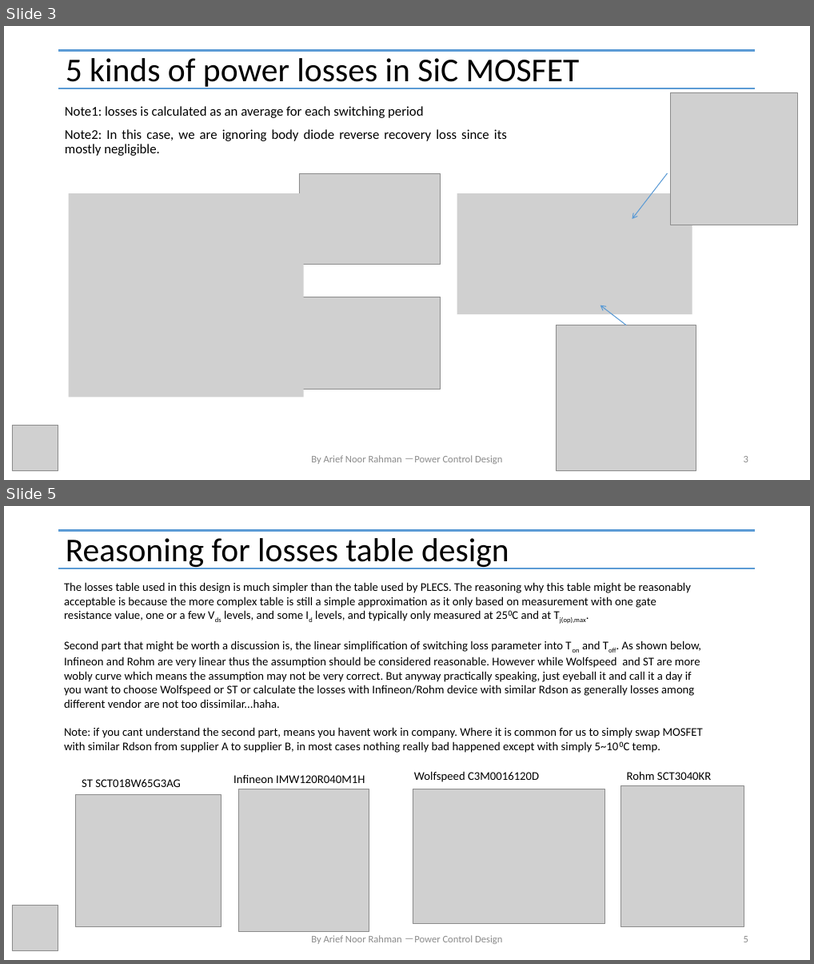
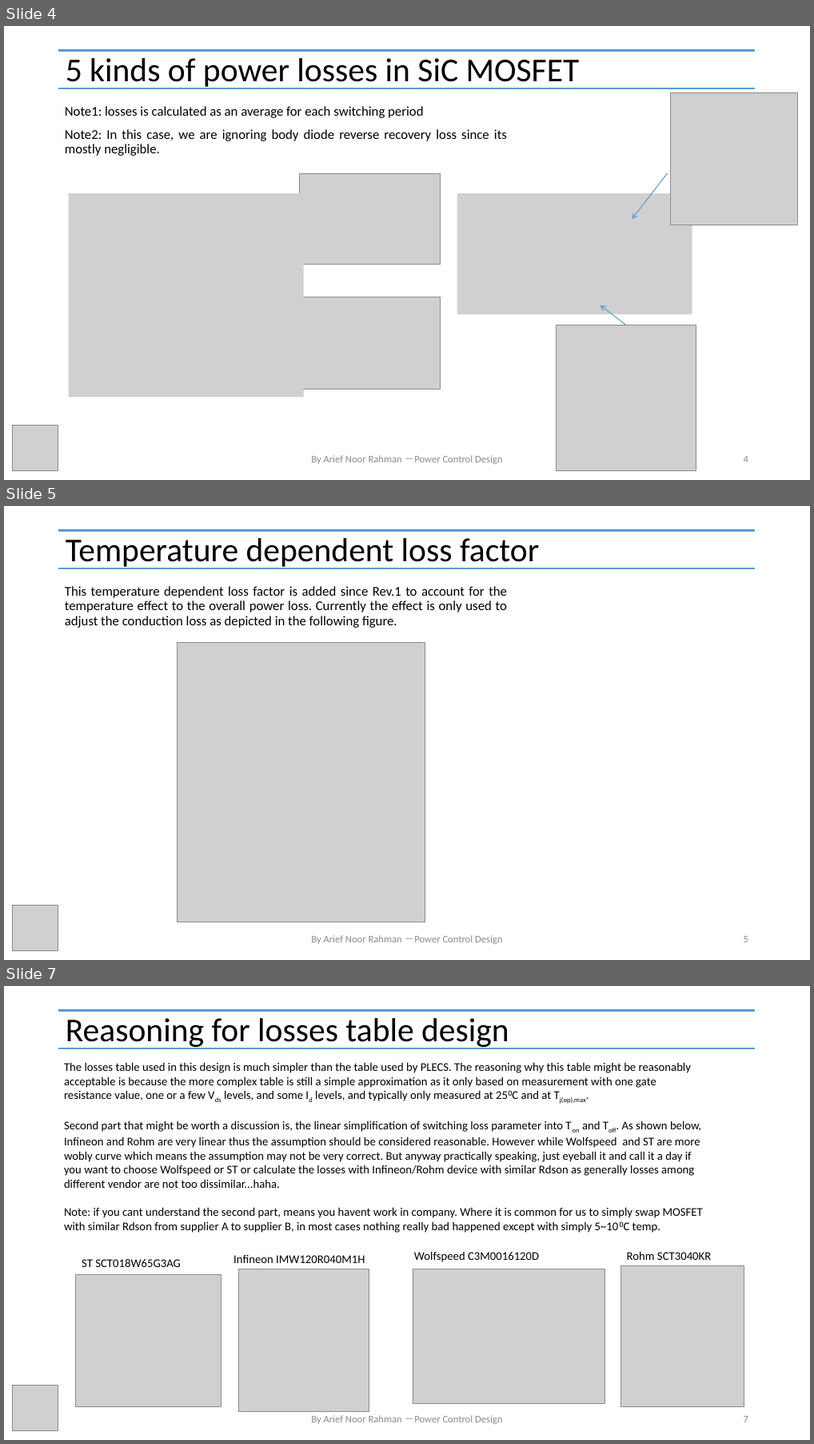
Before and after one commit to physicboy/QSPICE, a slide deck: Ideal PWL Transient Losses Analysis/PWL Losses Analysis.pptx. Shown one above the other, each under a label of ours: slides 3 and 5 before the commit, slides 4, 5 and 7 after it; the slides between them are not shown. The pictures are 814x964 and 814x1444 pixels, drawn with LibreOffice and Linux fonts; fonts in the diff are those of the drawing; grey boxes stand for pictures; background and template pictures are left out. Boxes give left, top, right and bottom in pixels: in the first picture for what was removed or moved away, otherwise in the second. Text is boxed around its words. In the diff, an @@ line names an element or a change of style, - is before the commit and + after.

```diff
--- a/Ideal PWL Transient Losses Analysis/PWL Losses Analysis.pptx
+++ b/Ideal PWL Transient Losses Analysis/PWL Losses Analysis.pptx
@@ slide 5 added at [4, 506, 810, 960], background #FFFFFF @@
@@ line added from (58, 530) to (755, 530), #5B9BD5 2.25 pt @@
@@ title added at [66, 538, 539, 569], 39.6 pt, text #000000 @@
+Temperature dependent loss factor
@@ line added from (58, 568) to (755, 568), #5B9BD5 2.25 pt @@
@@ text added at [65, 586, 507, 628], 16 pt, text #000000 @@
+This temperature dependent loss factor is added since Rev.1 to account for the temperature effect to the overall power loss. Currently the effect is only used to adjust the conduction loss as depicted in the following figure.
@@ picture added at [177, 643, 425, 922] @@
@@ picture added at [12, 904, 58, 951] @@
@@ text added at [311, 935, 502, 944], 12 pt, text #8C8C8C @@
+By Arief Noor Rahman －Power Control Design
@@ page number added at [744, 936, 749, 942], 12 pt, text #8C8C8C @@
+5
@@ what was slide 3 is now slide 4 @@
@@ page number at [744, 456, 749, 462]: text changed @@
-3
+4
@@ what was slide 5 is now slide 7 @@
@@ page number at [744, 1416, 749, 1422]: text changed @@
-5
+7
```
Also in this commit, not shown: 4 slides changed, 2 other slides added, 8 other files.
